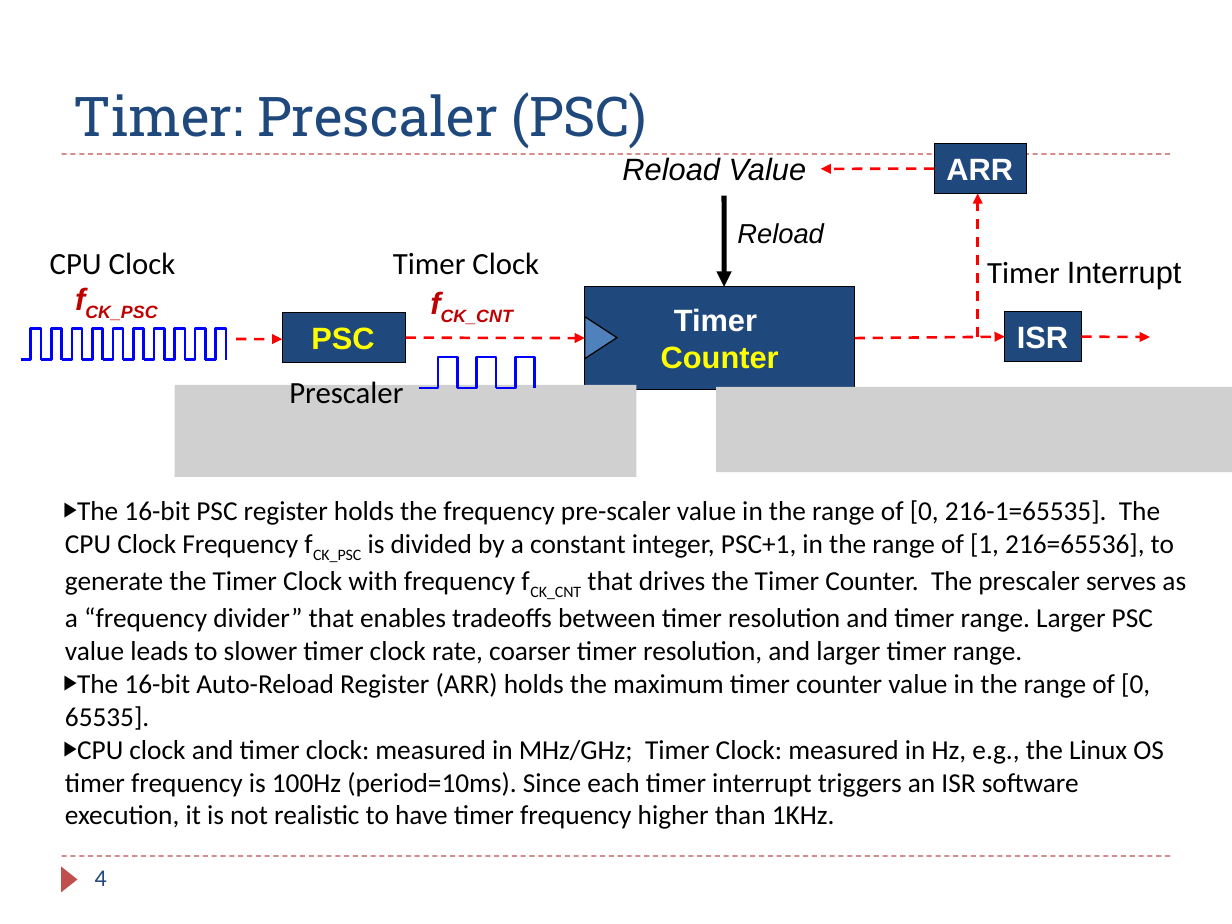
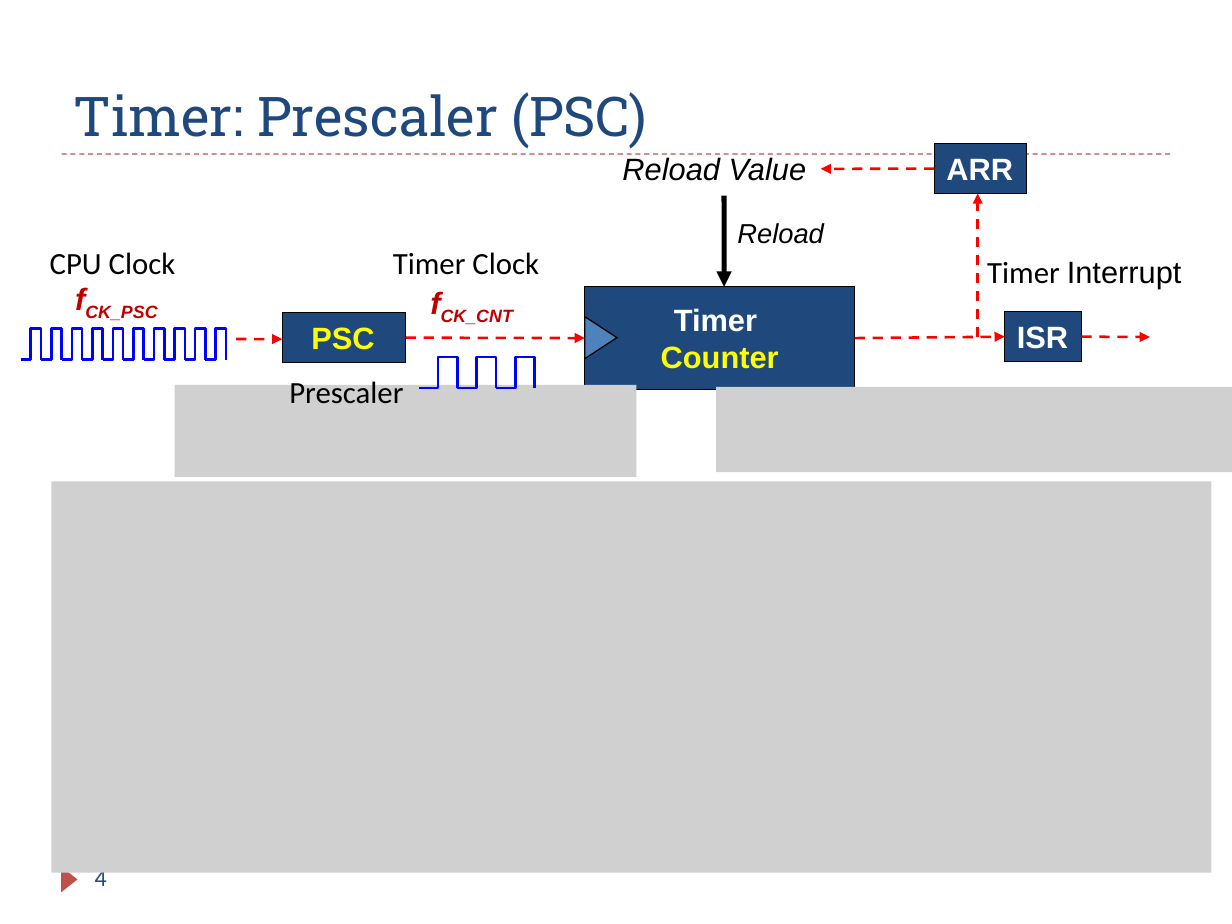
Before and after one commit to guhofstra/CSC111Fa25, a slide deck: slide 4 of PPTs/Ch15_Timer_PWM.pptx. Drawn at 1232x924 pixels with LibreOffice and Linux fonts; fonts in the diff are those of the drawing; grey boxes stand for pictures. Boxes give left, top, right and bottom in pixels: in the first picture for what was removed or moved away, otherwise in the second. Text is boxed around its words. In the diff, an @@ line names an element or a change of style, - is before the commit and + after.

```diff
--- a/PPTs/Ch15_Timer_PWM.pptx
+++ b/PPTs/Ch15_Timer_PWM.pptx
@@ picture added at (x1=52, y1=482, x2=1212, y2=873) @@
@@ text removed at (x1=65, y1=500, x2=1186, y2=829) @@
-▶ The 16-bit PSC register holds the frequency pre-scaler value in the range of [0, 216-1=65535]. The CPU Clock Frequency fCK_PSC is divided by a constant integer, PSC+1, in the range of [1, 216=65536], to generate the Timer Clock with frequency fCK_CNT that drives the Timer Counter. The prescaler serves as a “frequency divider” that enables tradeoffs between timer resolution and timer range. Larger PSC value leads to slower timer clock rate, coarser timer resolution, and larger timer range.
-▶ The 16-bit Auto-Reload Register (ARR) holds the maximum timer counter value in the range of [0, 65535].
-▶ CPU clock and timer clock: measured in MHz/GHz; Timer Clock: measured in Hz, e.g., the Linux OS timer frequency is 100Hz (period=10ms). Since each timer interrupt triggers an ISR software execution, it is not realistic to have timer frequency higher than 1KHz.
@@ line removed from (62, 856) to (1170, 856) @@
```
Also in this commit, not shown: 14 other slides changed, 12 slides added, 10 slides removed, 17 other files.
